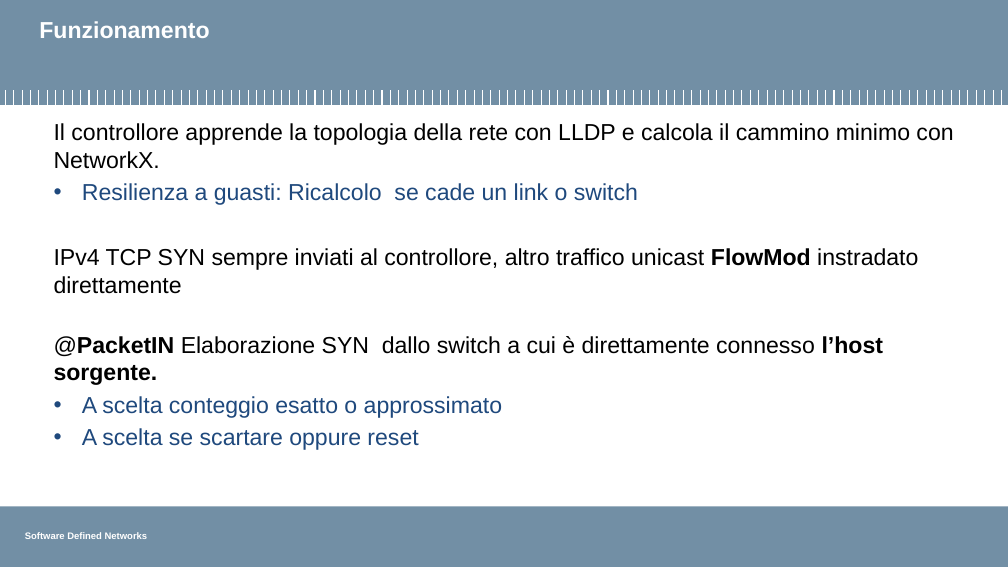
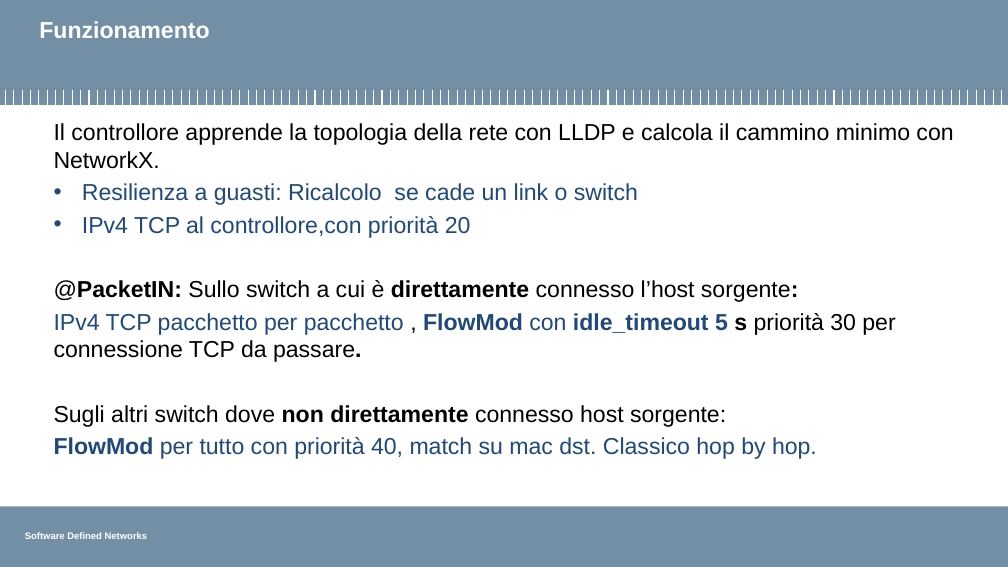
Before and after one commit to pierluigigrossi/progetto-SDN, a slide deck: slide 10 of finale8.pptx. Drawn at 1008x567 pixels with LibreOffice and Linux fonts; fonts in the diff are those of the drawing; background and template pictures are left out. Boxes give left, top, right and bottom in pixels: in the first picture for what was removed or moved away, otherwise in the second. Text is boxed around its words. In the diff, an @@ line names an element or a change of style, - is before the commit and + after.

```diff
--- a/finale8.pptx
+++ b/finale8.pptx
@@ text at <box>54,216,895,459</box>: text changed @@
-IPv4 TCP SYN sempre inviati al controllore, altro traffico unicast FlowMod instradato direttamente
-@PacketIN Elaborazione SYN dallo switch a cui è direttamente connesso l’host sorgente.
-• A scelta conteggio esatto o approssimato
-• A scelta se scartare oppure reset
+• IPv4 TCP al controllore,con priorità 20
+@PacketIN: Sullo switch a cui è direttamente connesso l’host sorgente:
+IPv4 TCP pacchetto per pacchetto , FlowMod con idle_timeout 5 s priorità 30 per connessione TCP da passare.
+Sugli altri switch dove non direttamente connesso host sorgente:
+FlowMod per tutto con priorità 40, match su mac dst. Classico hop by hop.
```
Also in this commit, not shown: 3 other slides changed.
